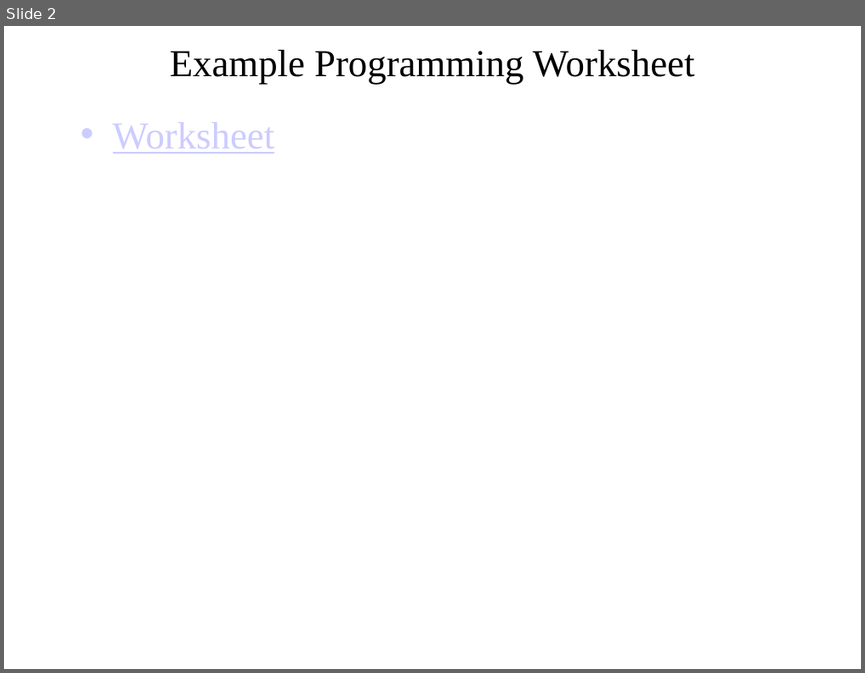
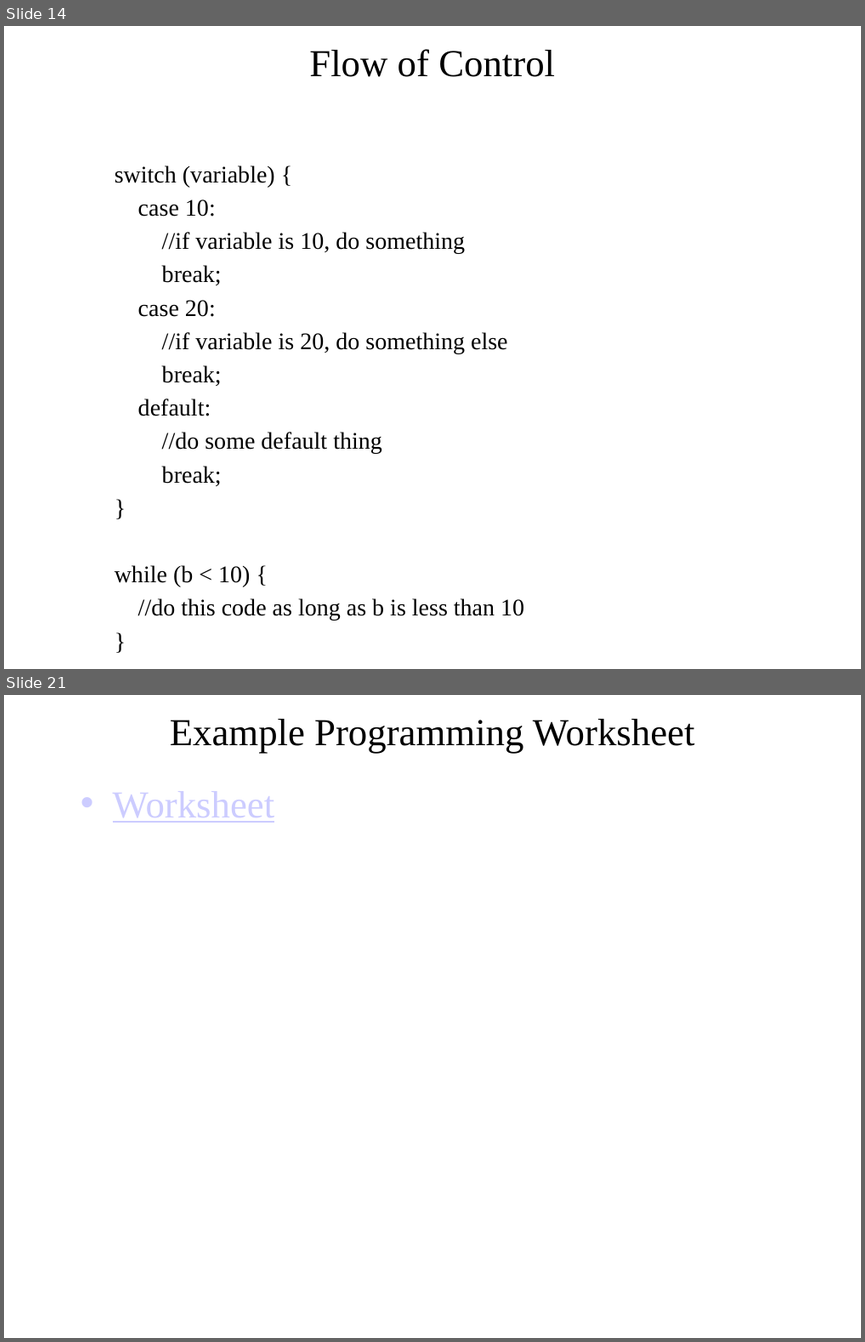
Before and after one commit to pw4rn3r/ECE382, a slide deck: notes/L6/Lsn6.pptx. Shown one above the other, each under a label of ours: slide 2 before the commit, slides 14 and 21 after it; the slides between them are not shown. The pictures are 865x673 and 865x1342 pixels, drawn with LibreOffice and Linux fonts; fonts in the diff are those of the drawing. Boxes give left, top, right and bottom in pixels: in the first picture for what was removed or moved away, otherwise in the second. Text is boxed around its words. In the diff, an @@ line names an element or a change of style, - is before the commit and + after.

```diff
--- a/notes/L6/Lsn6.pptx
+++ b/notes/L6/Lsn6.pptx
@@ slide 14 added at (4, 26, 861, 669), background #FFFFFF @@
@@ title added at (309, 49, 555, 77), 32 pt, text #000000 @@
+Flow of Control
@@ text added at (114, 165, 524, 620), 20 pt, text #000000 @@
+  switch (variable) {
+  case 10:
+  //if variable is 10, do something
+  break;
+  case 20:
+  //if variable is 20, do something else
+  break;
+  default:
+  //do some default thing
+  break;
+  }
+  while (b < 10) {
+  //do this code as long as b is less than 10
+  }
@@ what was slide 2 is now slide 21 @@
```
Also in this commit, not shown: 1 slide changed, 18 other slides added, 1 other file.
